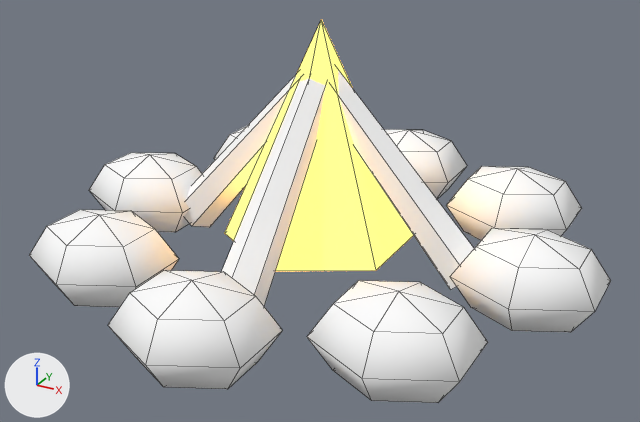
Two versions of the Blender file art/env/campfire.blend, one commit apart.
One viewpoint serves both versions: a 50 mm lens placed at (1.001, -1.828, 1.048), pointed at (0.026, -0.054, 0.161). The lights are fixed; the arrows at lower left show +X, +Y and +Z. The older version comes first. Mesh edges are drawn as thin lines.

Script lines for the objects in view, before the commit:
```python
mat_vk_vcol = principled_material('VK_vcol')
mat_vk_vcol.base_color = (1.0, 1.0, 1.0)  # white #ffffff
mat_vk_vcol.roughness = 0.9
me_campfire = bpy.data.meshes.new('Campfire')
me_campfire.from_pydata(...)  # 215 vertices, 231 faces; spans x -0.716..0.716, y -0.71..0.71, z -0.032..0.625
me_campfire.polygons.foreach_set('use_smooth', [True] * 231)
# faces by material slot: [224, 7]
me_campfire.materials.append(mat_vk_vcol)  # white #ffffff
me_campfire.materials.append(mat_vk_lantern)  # orange #ffc35a, glowing orange #ffc35a
ob_campfire = bpy.data.objects.new('Campfire', me_campfire)
ob_campfire.location = (0.0, 0.0, 0.0)
```
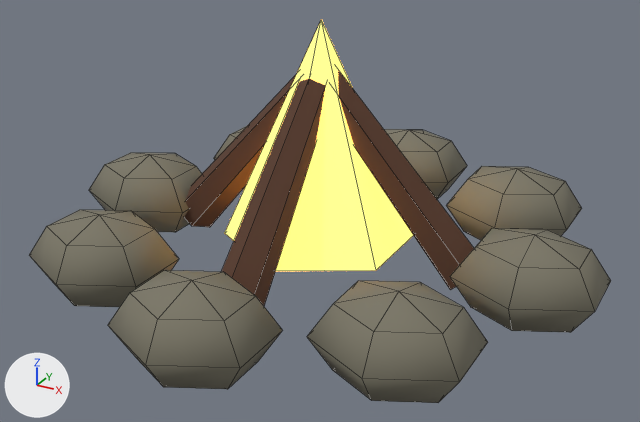
Boxes (x1, y1, x2, y2) around the edits, measured in the pictures (640 x 422 px):
'Campfire', recoloured, surface changed (darker): (29, 68, 611, 403) in both
part 1 of me_campfire, recoloured (darker): (29, 70, 611, 403) in both

What changed in the scene script:
```text
Change mat_vk_vcol:
    where n0 = _N.new('ShaderNodeBsdfPrincipled'); n0.name = 'Principled BSDF'
    remove n0.inputs[0].default_value = (1.0, 1.0, 1.0, 1.0)  # 'Base Color', white #ffffff
    add n2 = _N.new('ShaderNodeVertexColor'); n2.name = 'Color Attribute'
    add n2.layer_name = 'Color'
    add _L.new(n2.outputs[0], n0.inputs[0])  # 'Color' to 'Base Color'
Change me_campfire:
    where me_campfire.from_pydata(...)  # 215 vertices, 231 faces; spans x -0.716..0.716, y -0.71..0.71, z -0.032..0.625
    used by ob_campfire; location = (0.0, 0.0, 0.0)
    me_campfire part 1: 224 kept faces spanning x -0.716..0.716, y -0.71..0.71, z -0.032..0.527 get new vertex colours; the middle colour goes from grey #b8b5aa to dark yellow #7a7666
```
